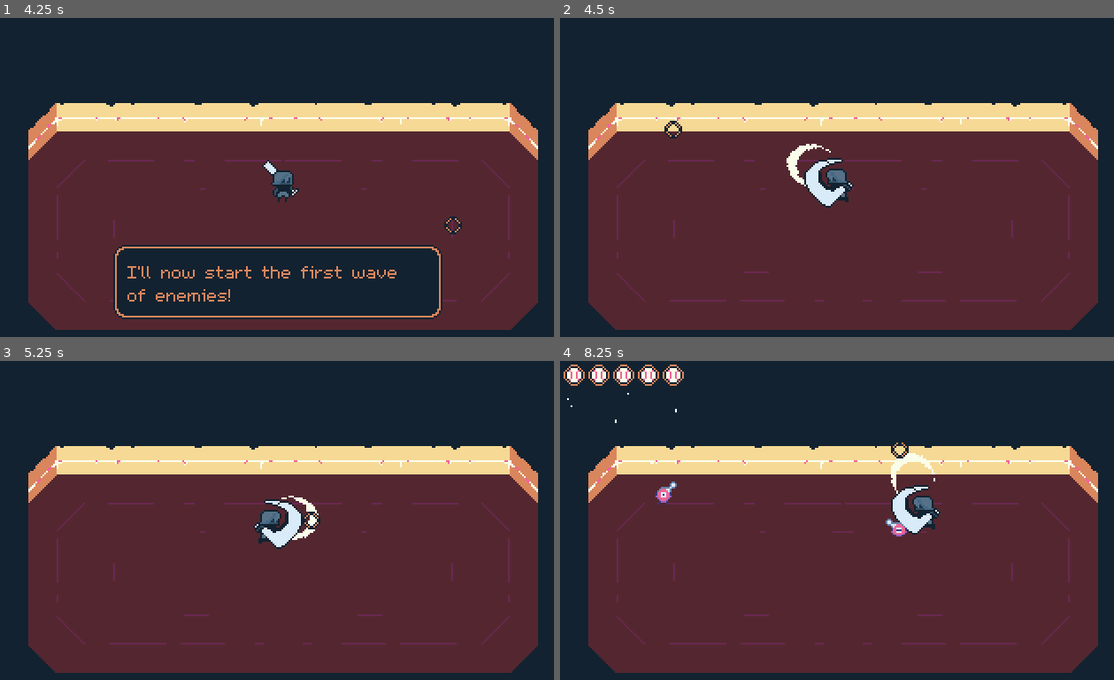
Above: before the commit, frames 1-4 (two rows, left to right).
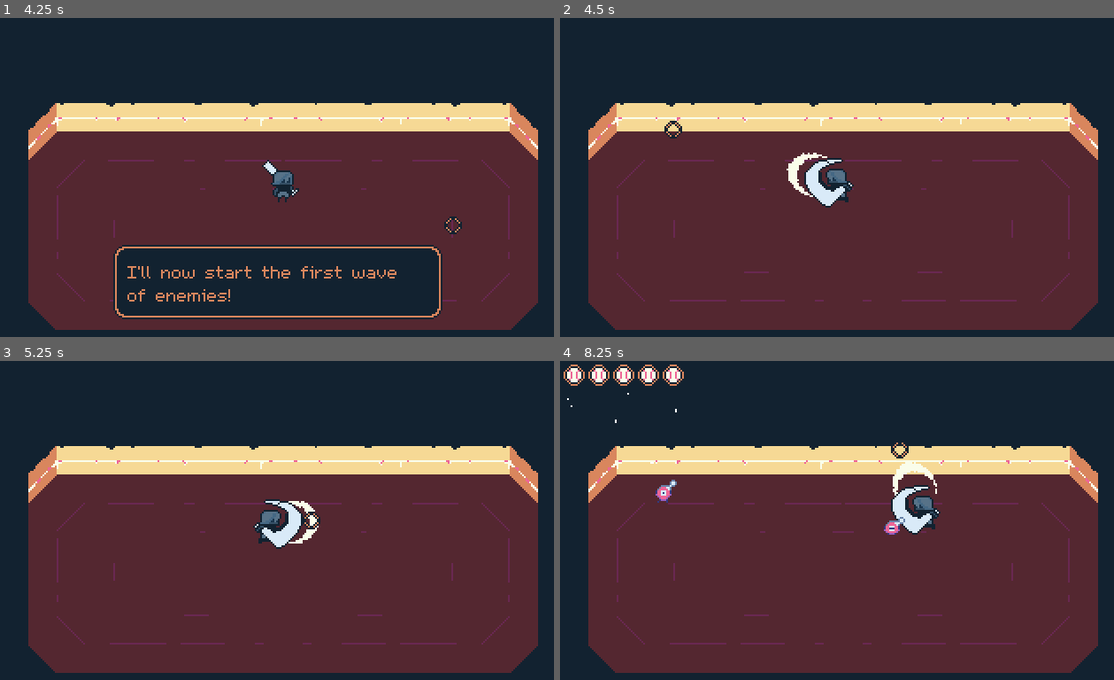
Above: after the commit, the same moments.

Repository: studio-starlight/brackeys-26-1
Game: Godot game, scene res://Scenes/Levels/game.tscn
Same seed, same stepped clock (60 frames per second), same inputs: the game is played once before the commit and once after it.
Inputs (mouse positions are in pixels of both pictures, inside the frame that each line leads up to):
- Up to frame 1 (4.25 s): move the mouse to (409, 161) at 0.52 s; press the mouse at (409, 161) at 0.53 s; hold D (right) 0.53-1.28 s; move the mouse to (171, 193) at 1.27 s; release the mouse at (171, 193) at 1.28 s; hold S (down) 1.28-2.03 s; click (171, 193) at 1.35 s; tap Enter at 2 s; move the mouse to (337, 107) at 2.02 s; press the mouse at (337, 107) at 2.03 s; hold D (right) 2.03-2.78 s; move the mouse to (254, 241) at 2.77 s; release the mouse at (254, 241) at 2.78 s; hold W (up) 2.78-3.53 s; click (254, 241) at 2.85 s; move the mouse to (454, 225) at 3.52 s; press the mouse at (454, 225) at 3.53 s; hold A (left) from 3.53 s (still down)
- Up to frame 2 (4.5 s): keep holding A (left); tap Space at 4.25 s; move the mouse to (670, 129) at 4.27 s; release the mouse at (670, 129) at 4.28 s; click (670, 129) at 4.35 s
- Up to frame 3 (5.25 s): move the mouse to (310, 520) at 5.02 s; release A (left) at 5.03 s; press the mouse at (310, 520) at 5.03 s; hold S (down) from 5.03 s (still down)
- Up to frame 4 (8.25 s): move the mouse to (759, 440) at 5.77 s; release S (down) at 5.78 s; release the mouse at (759, 440) at 5.78 s; hold D (right) 5.78-6.53 s; click (759, 440) at 5.85 s; move the mouse to (969, 504) at 6.52 s; press the mouse at (969, 504) at 6.53 s; hold W (up) 6.53-7.28 s; move the mouse to (731, 536) at 7.27 s; release the mouse at (731, 536) at 7.28 s; hold D (right) 7.28-8.03 s; click (731, 536) at 7.35 s; move the mouse to (897, 450) at 8.02 s; press the mouse at (897, 450) at 8.03 s; hold S (down) from 8.03 s (still down)

Frame 1 is identical in both runs. In frame 2, 0.3% of the frame differs, in the area x 40-49%, y 39-57%; in frame 3, 0.2%; in frame 4, 0.7%, in the area x 17-69%, y 28-55%.

Commit message:
more

Diff:
--- /dev/null
+++ b/Resources/Stats/charger_stats.tres
@@ -0,0 +1,10 @@
+[gd_resource type="Resource" script_class="Stats" format=3 uid="uid://6dw45t4u8v2b"]
+
+[ext_resource type="Script" uid="uid://cf607d0xssiui" path="res://Resources/Stats/stats.gd" id="1_0payt"]
+
+[resource]
+script = ExtResource("1_0payt")
+max_health = 17.0
+speed = 20.0
+attack = 2.0
+metadata/_custom_type_script = "uid://cf607d0xssiui"
--- a/Scenes/Levels/game.tscn
+++ b/Scenes/Levels/game.tscn
@@ -8,7 +8,7 @@
 [ext_resource type="Script" uid="uid://bhjrhyqi4piw7" path="res://Resources/Cutscene/CutsceneData.gd" id="3_c11q5"]
 [ext_resource type="Script" uid="uid://vd74rdt82yon" path="res://Resources/Cutscene/Cutscene.gd" id="3_q2try"]
 [ext_resource type="Script" uid="uid://bnkkpuj71oley" path="res://Resources/Wave Data/WaveData.gd" id="4_o86a8"]
-[ext_resource type="PackedScene" uid="uid://bixy7vhwh12a1" path="res://Scenes/Objects/basic_enemy.tscn" id="5_ce5c8"]
+[ext_resource type="PackedScene" uid="uid://bixy7vhwh12a1" path="res://Scenes/Objects/enemy_runner.tscn" id="5_ce5c8"]
 [ext_resource type="Script" uid="uid://dg44yqyt36m2x" path="res://Resources/Cutscene/CutsceneTextData.gd" id="7_xdwyp"]
 [ext_resource type="Texture2D" uid="uid://bhy3i0vrdtydc" path="res://Graphics/User Interface/sprite_textbox.png" id="8_dw2ve"]
 [ext_resource type="FontFile" uid="uid://45p1fy2s4urb" path="res://Graphics/Fonts/m5x7.ttf" id="9_8u2a7"]
--- a/Scenes/Objects/enemy_charger.tscn
+++ b/Scenes/Objects/enemy_charger.tscn
@@ -1,6 +1,10 @@
 [gd_scene format=3 uid="uid://dhnfed0gjaehd"]
 
 [ext_resource type="Script" uid="uid://cbxnr7jndrsyq" path="res://Scripts/Objects/enemy_charger.gd" id="1_bqp3m"]
+[ext_resource type="Resource" uid="uid://6dw45t4u8v2b" path="res://Resources/Stats/charger_stats.tres" id="2_fbbn4"]
 
 [node name="EnemyCharger" type="CharacterBody2D" unique_id=1628111751]
 script = ExtResource("1_bqp3m")
+stats = ExtResource("2_fbbn4")
+
+[node name="Sprite" type="Sprite2D" parent="." unique_id=1568310724]
--- a/Scenes/Objects/basic_enemy.tscn
+++ b/Scenes/Objects/enemy_runner.tscn
@@ -59,6 +59,8 @@
 
 [sub_resource type="Animation" id="Animation_v3p23"]
 resource_name = "hit"
+length = 0.3
+step = 0.1
 tracks/0/type = "value"
 tracks/0/imported = false
 tracks/0/enabled = true
@@ -90,7 +92,7 @@
 tracks/2/interp = 1
 tracks/2/loop_wrap = true
 tracks/2/keys = {
-"times": PackedFloat32Array(0, 0.8),
+"times": PackedFloat32Array(0, 0.3),
 "transitions": PackedFloat32Array(1, 1),
 "update": 1,
 "values": [true, false]
@@ -193,7 +195,7 @@
 &"run": SubResource("Animation_8xx4p")
 }
 
-[node name="BasicEnemy" type="CharacterBody2D" unique_id=1254965848]
+[node name="EnemyRunner" type="CharacterBody2D" unique_id=1254965848]
 collision_layer = 4
 motion_mode = 1
 script = ExtResource("1_hn8a1")
@@ -237,9 +239,6 @@
 position = Vector2(0, -8)
 shape = SubResource("RectangleShape2D_vm7cc")
 
-[node name="KnockbackTimer" type="Timer" parent="." unique_id=799538252]
-one_shot = true
-
 [node name="AttackTimer" type="Timer" parent="." unique_id=1419267686]
 one_shot = true
 
--- a/Scenes/Objects/player.tscn
+++ b/Scenes/Objects/player.tscn
@@ -300,7 +300,7 @@
 stats = ExtResource("2_dfgsd")
 
 [node name="Pivot" type="Node2D" parent="." unique_id=1103317088]
-position = Vector2(0, -16)
+position = Vector2(0, -10)
 
 [node name="Sprite" type="Sprite2D" parent="." unique_id=549954537]
 texture = ExtResource("2_picsy")
--- a/Scripts/Objects/enemy.gd
+++ b/Scripts/Objects/enemy.gd
@@ -1,4 +1,4 @@
-class_name Enemy
+class_name EnemyRunner
 extends CharacterBody2D
 
 #=========================================
@@ -34,9 +34,6 @@
 enum EnemyState {CHASE, PREPARE, ATTACK, HIT}
 var current_state : EnemyState
 
-var rng = RandomNumberGenerator.new()
-var random_number
-
 func take_damage(damage_amount) -> void:
 	stats.health -= damage_amount
 	if stats.health <= 0:
@@ -48,13 +45,16 @@
 
 func apply_knockback(knockback_direction : Vector2) -> void:
 	var force : float = 68
-	var duration : float = 600
 	velocity = knockback_direction * force
 
-func get_circle_position(random : float) -> Vector2:
+func get_circle_position() -> Vector2:
+	var rng = RandomNumberGenerator.new()
+	var random_number
+	rng.randomize()
+	random_number = rng.randf()
 	var kill_circle_center : Vector2 = target_position
 	var radius : int = 10
-	var angle : float = random * PI * 2
+	var angle : float = random_number * PI * 2
 	var x : float = kill_circle_center.x + cos(angle) * radius
 	var y : float = kill_circle_center.y + sin(angle) * radius
 	return Vector2(x,y)
@@ -70,13 +70,10 @@
 	detect_area.connect("body_entered", _on_detection_entered)
 	detect_area.connect("body_exited", _on_detection_exited)
 	take_damage_box.connect("area_entered", _on_damage_box_entered)
+	stats = stats.duplicate()
 	stats.health = stats.max_health
 	player = get_tree().get_first_node_in_group("player")
-
-	rng.randomize()
-
-	random_number = rng.randf()
-	target_position = get_circle_position(random_number)
+	target_position = get_circle_position()
 
 func _physics_process(delta: float) -> void:
 	match current_state:
@@ -88,8 +85,6 @@
 			_attack()
 		EnemyState.HIT:
 			_hit(delta)
-	if player_is_in_range && current_state == EnemyState.CHASE:
-		current_state = EnemyState.PREPARE
 	_handle_animation()
 
 func _die() -> void:
@@ -100,10 +95,14 @@
 	queue_free()
 
 func _chase() -> void:
-	var circle_position = get_circle_position(random_number)
+	var circle_position = get_circle_position()
 	target_position = player.global_position
 	move_direction = (circle_position - global_position).normalized()
 	velocity = move_direction * stats.speed
+
+	if player_is_in_range:
+		current_state = EnemyState.PREPARE
+
 	move_and_slide()
 
 func _attack() -> void:
@@ -165,7 +164,7 @@
 func _on_damage_box_entered(area : DealDamageBox) -> void:
 	var hit_particles = HIT_PARTICLES.instantiate()
 	var damage_direction = (global_position - area.global_position).normalized()
-	hit_particles.rotation = get_angle_to(damage_direction) + PI
+	hit_particles.rotation = atan2(-damage_direction.x, -damage_direction.y)
 	hit_particles.emitting = true
 	hit_animator.call_deferred("play", "hit")
 	hit_timer.start(hit_time)
--- a/Scripts/Objects/base_enemy.gd
+++ b/Scripts/Objects/enemy_runner.gd
@@ -1,4 +1,3 @@
-@tool
 @abstract
 class_name BaseEnemy
 extends CharacterBody2D
@@ -12,25 +11,24 @@
 const HIT_PARTICLES = preload("uid://drgkhnopj5ci0")
 const DEATH_PARTICLES = preload("uid://btalbe5bl7hqm")
 @export var stats : Stats
+@export var hit_animator: AnimationPlayer
+@export var deal_damage_box: DealDamageBox
+@export var death_timer: Timer
+@export var stun_timer: Timer
 var current_state : EnemyState = EnemyState.CHASE
+var player : Player
 var is_dead : bool = false
-@onready var hit_animator: AnimationPlayer = $HitAnimator
-@onready var deal_damage_box: DealDamageBox = $DealDamageBox
-@onready var death_timer: Timer = $DeathTimer
-@onready var stun_timer: Timer = $StunTimer
-
-
-func _get_configuration_warnings() -> PackedStringArray:
-	for child in get_children():
-		if child is DealDamageBox:
-			return []
-	return ["Enemy needs DealDamageBox as a child"]
 
 # Overridden Functions
 
+func _ready() -> void:
+	deal_damage_box.area_entered.connect(_on_damage_box_entered)
+	stun_timer.timeout.connect(_on_stun_finished)
+	player = get_tree().get_first_node_in_group("player")
+
 func _physics_process(delta: float) -> void:
 	if is_dead:
-		move_and_slide()
+		_hit(delta)
 		return
 	match current_state:
 		EnemyState.CHASE:
@@ -38,7 +36,7 @@
 		EnemyState.ATTACK:
 			_attack()
 		EnemyState.HIT:
-			_hit()
+			_hit(delta)
 	_handle_animation()
 
 # Custom Functions
@@ -77,8 +75,10 @@
 func _attack() -> void:
 	pass
 
-func _hit() -> void:
-	pass
+func _hit(delta : float) -> void:
+	var lerp_weight : float = 5.6
+	velocity = lerp(velocity, Vector2.ZERO, lerp_weight * delta)
+	move_and_slide()
 
 func _die() -> void:
 	var death_particles = DEATH_PARTICLES.instantiate()
@@ -88,12 +88,17 @@
 	queue_free()
 
 func _on_damage_box_entered(area : DealDamageBox) -> void:
+	var stun_time = 1.2
 	var hit_particles = HIT_PARTICLES.instantiate()
 	var damage_direction = (global_position - area.global_position).normalized()
 	hit_particles.rotation = get_angle_to(damage_direction) + PI
 	hit_particles.emitting = true
 	hit_animator.call_deferred("play", "hit")
+	stun_timer.start(stun_time)
 	change_state(EnemyState.HIT)
 	take_damage(area.attack)
 	apply_knockback(damage_direction)
 	add_child(hit_particles)
+
+func _on_stun_finished() -> void:
+	change_state(EnemyState.CHASE)
--- a/Scripts/Objects/player.gd
+++ b/Scripts/Objects/player.gd
@@ -16,10 +16,8 @@
 var attack_time : float = 0.4
 var invincibility_duration : float = 1.3
 var knockback : Vector2
-var knockback_time : float
 @onready var attack_timer: Timer = $AttackTimer
 @onready var attack_buffer_timer: Timer = $AttackBufferTimer
-@onready var knockback_timer: Timer = $KnockbackTimer
 @onready var invincibility_timer: Timer = $invincibilityTimer
 @onready var take_damage_box: TakeDamageBox = $TakeDamageBox
 @onready var pivot: Node2D = $Pivot
@@ -33,7 +31,6 @@
 
 func apply_knockback(direction: Vector2) -> void:
 	var knockback_force : float = 10
-	var knockback_deceleration : float = 0.7
 	velocity = direction * knockback_force
 
 func change_state(new_state : PlayerState) -> void:
@@ -42,7 +39,6 @@
 
 func _ready() -> void:
 	attack_timer.connect("timeout", _on_attack_finished)
-	knockback_timer.connect("timeout", _on_knockback_finished)
 	invincibility_timer.connect("timeout", _on_invincibility_finished)
 	take_damage_box.connect("area_entered", _on_damage_box_entered)
 	stats.health = stats.max_health
@@ -125,9 +121,6 @@
 func _on_attack_finished() -> void:
 	change_state(PlayerState.FREE)
 
-func _on_knockback_finished() -> void:
-	knockback = Vector2.ZERO
-
 func _on_invincibility_finished() -> void:
 	is_invincible = false
 
Renamed: Scripts/Objects/base_enemy.gd.uid -> Scripts/Objects/enemy_runner.gd.uid
